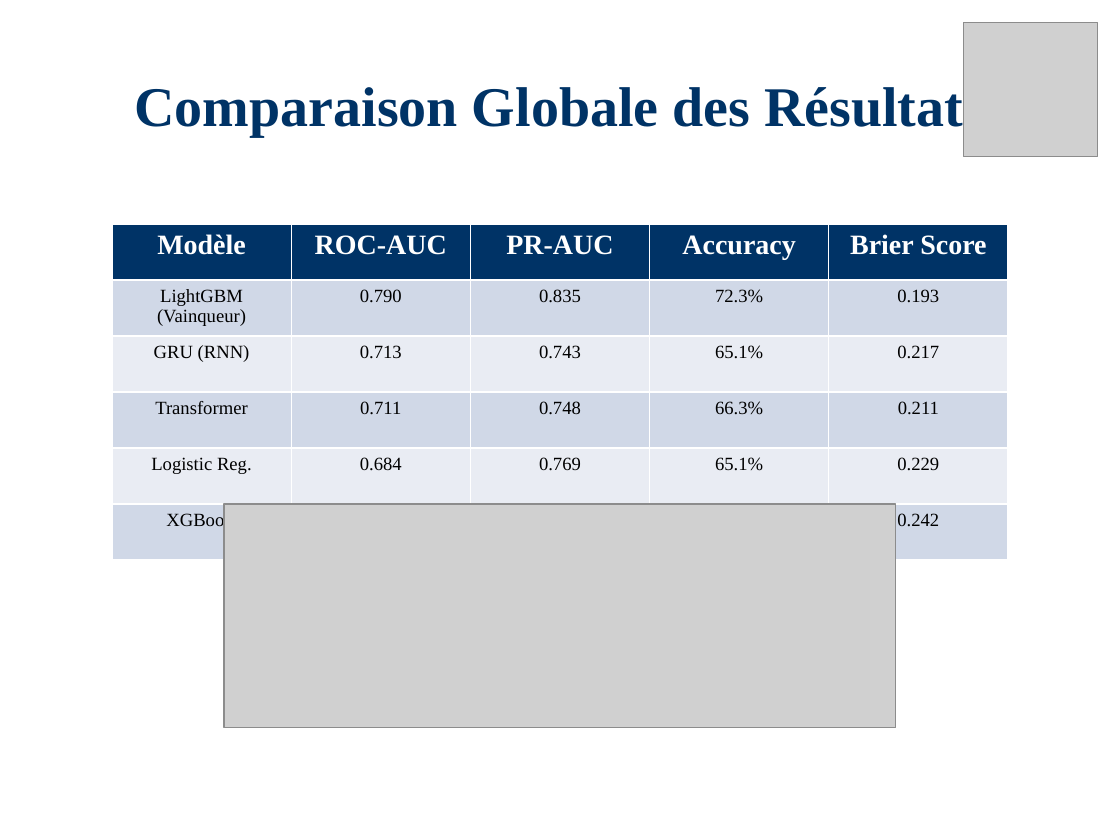
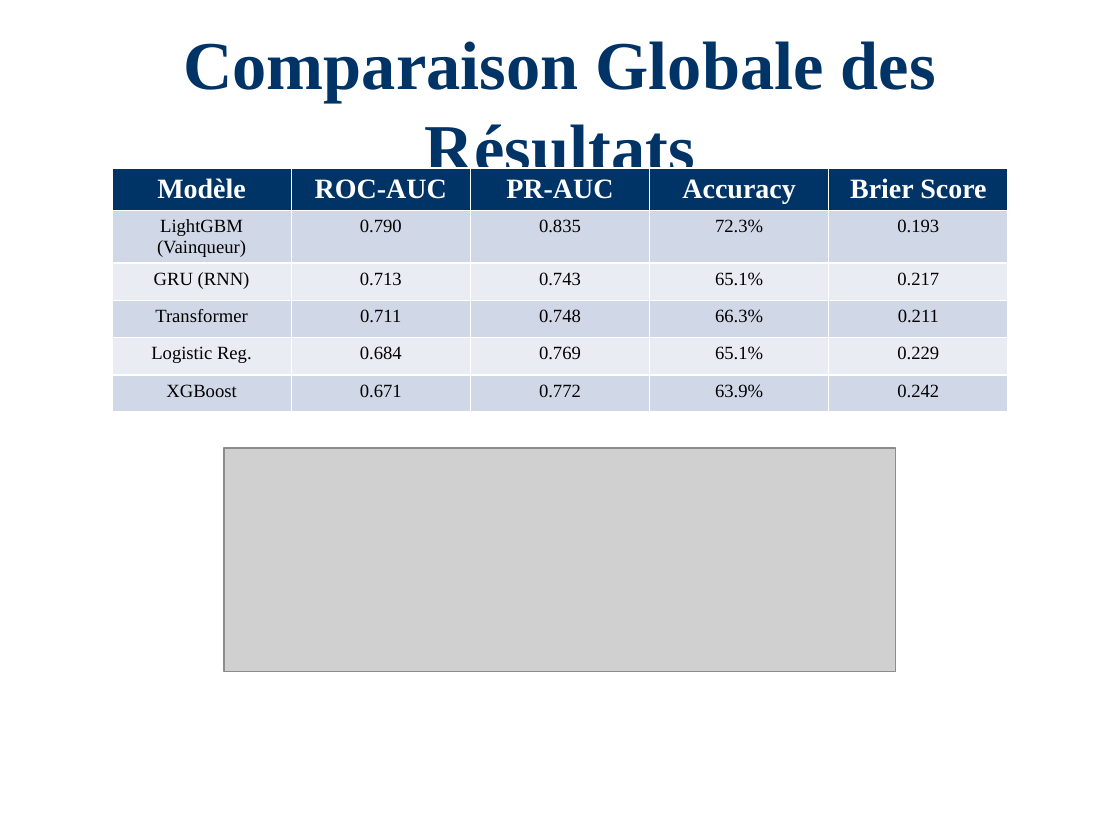
Before and after one commit to Paulino-Cristovao/churn_predictions, a slide deck: slide 5 of Presentations_Resultats_Projet.pptx. Drawn at 1120x840 pixels with LibreOffice and Linux fonts; fonts in the diff are those of the drawing; grey boxes stand for pictures. Boxes give left, top, right and bottom in pixels: in the first picture for what was removed or moved away, otherwise in the second. Text is boxed around its words. In the diff, an @@ line names an element or a change of style, - is before the commit and + after.

```diff
--- a/Presentations_Resultats_Projet.pptx
+++ b/Presentations_Resultats_Projet.pptx
@@ picture removed at <box>963,22,1098,157</box> @@
@@ title "Comparaison Globale des Résultats" at <box>183,41,936,185</box>: size 36 to 44 pt @@
@@ table: place and size @@
-table at <box>112,224,1008,560</box>
+table at <box>112,168,1008,402</box>
@@ picture: place and size @@
-picture at <box>224,504,896,728</box>
+picture at <box>224,448,896,672</box>
```
Also in this commit, not shown: 8 other slides changed, 1 other file.
